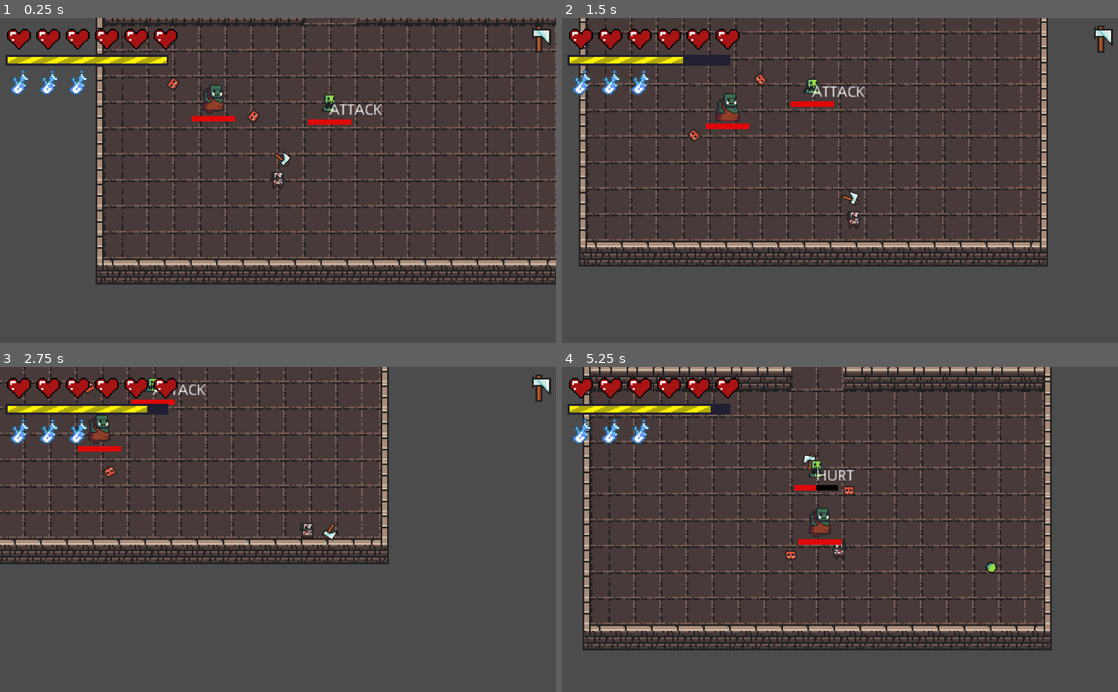
Above: before the commit, frames 1-4 (two rows, left to right).
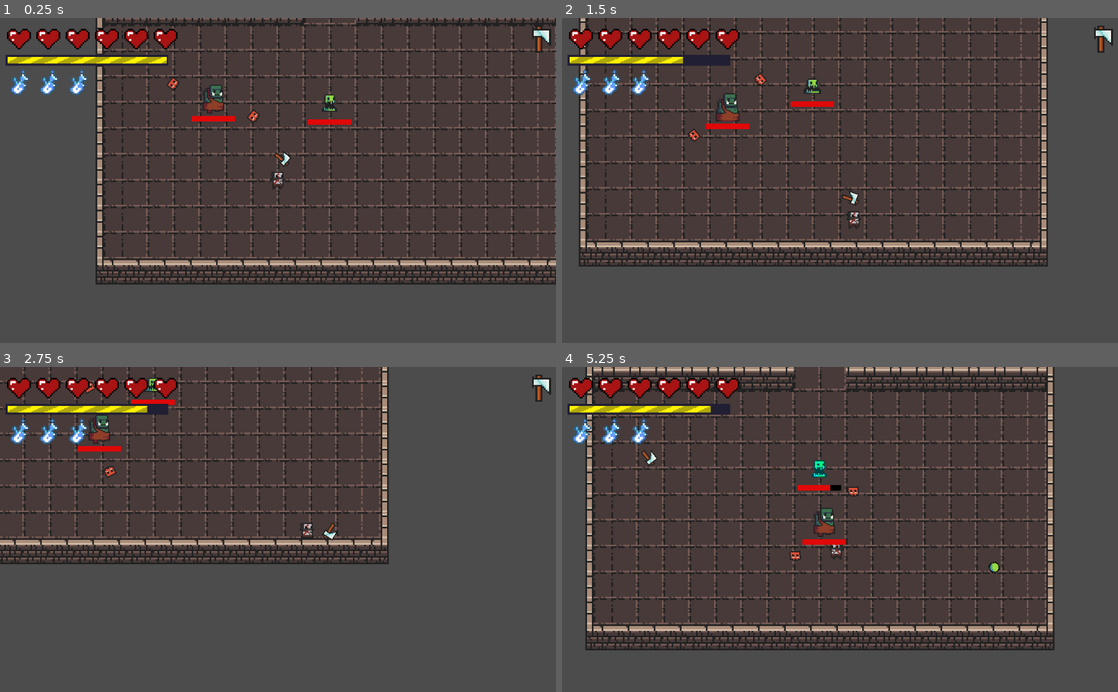
Above: after the commit, the same moments.

Repository: renzoventura/god-of-war
Game: Godot game, scene res://scenes/level/LEVELS/Level1.tscn
The game is run twice, just before and just after one commit, with the same random seed, the same clock (stepped at 60 frames per second) and the same inputs.
Inputs (mouse positions are in pixels of both pictures, inside the frame that each line leads up to):
- Up to frame 1 (0.25 s): no input
- Up to frame 2 (1.5 s): move the mouse to (962, 164) at 0.52 s; hold D (right) 0.53-1.28 s; click (962, 164) at 0.6 s; move the mouse to (728, 196) at 1.27 s; hold S (down) from 1.28 s (still down); tap Space (dash) at 1.35 s
- Up to frame 3 (2.75 s): move the mouse to (333, 458) at 2.02 s; release S (down) at 2.03 s; hold D (right) from 2.03 s (still down); right-click (333, 458) at 2.1 s
- Up to frame 4 (5.25 s): move the mouse to (812, 594) at 2.77 s; release D (right) at 2.78 s; hold W (up) 2.78-3.53 s; click (812, 594) at 2.85 s; move the mouse to (1006, 578) at 3.52 s; hold A (left) 3.53-5.03 s; tap Space (dash) at 3.6 s; move the mouse to (673, 480) at 4.27 s; right-click (673, 480) at 4.35 s; move the mouse to (867, 529) at 5.02 s; hold S (down) from 5.03 s (still down); click (867, 529) at 5.1 s

The runs differ from the first frame. In frame 1, 0.2% of the frame differs, in the area x 59-69%, y 26-30%; in frame 2, 0.2%; in frame 3, 0.1%; in frame 4, 16%, in the area x 3-89%, y 0-88%.

Commit message:
Update collisions and added frozen color if frozen

Diff:
--- a/scenes/enemy/Enemy.gd
+++ b/scenes/enemy/Enemy.gd
@@ -9,6 +9,7 @@
 onready var healthText = $HealthText
 onready var detectionZone = $"AI/DectectionZone"
 onready var healthbar = $"Position2D/HealthBar"
+onready var sprite_base = $Sprite
 
 var motion = Vector2(0,0)
 var isFrozen = false;
@@ -31,6 +32,7 @@
 
 
 func _process(delta):
+	modulate_if_frozen()
 #	healthText.text = generate_health_string()
 	update_health_bar()
 	match state:
@@ -146,3 +148,9 @@
 
 func update_health_bar():
 	healthbar.value = health
+
+func modulate_if_frozen():
+	if(state == FROZEN):
+		sprite_base.self_modulate = Color(0,2, 2)
+	else:
+		sprite_base.self_modulate = Color(1, 1, 1)
--- a/scenes/enemy/Enemy.tscn
+++ b/scenes/enemy/Enemy.tscn
@@ -6,10 +6,10 @@
 [ext_resource path="res://assets/enemy/enemy_health_empty.png" type="Texture" id=4]
 
 [sub_resource type="RectangleShape2D" id=1]
-extents = Vector2( 9.86011, 9.55098 )
+extents = Vector2( 6.83179, 5.13805 )
 
 [sub_resource type="RectangleShape2D" id=2]
-extents = Vector2( 8, 8 )
+extents = Vector2( 8.43775, 8.82231 )
 
 [sub_resource type="CircleShape2D" id=3]
 radius = 128.0
@@ -26,11 +26,9 @@
 texture = ExtResource( 1 )
 
 [node name="CollisionShape2D" type="CollisionShape2D" parent="."]
-visible = false
 shape = SubResource( 1 )
 
 [node name="EnemyHitbox" type="Area2D" parent="."]
-visible = false
 collision_layer = 4
 collision_mask = 3
 
@@ -54,6 +52,7 @@
 }
 
 [node name="StaggerTime" type="Timer" parent="."]
+wait_time = 0.2
 one_shot = true
 
 [node name="HealthText" type="Label" parent="."]
--- a/scenes/enemy/RangeBullet.gd
+++ b/scenes/enemy/RangeBullet.gd
@@ -9,7 +9,7 @@
 var is_adding = false
 func _process(delta):
 	translate(direction*speed*delta)
-	rotation_degrees = rotation_degrees - 5;
+	rotation_degrees = rotation_degrees - 30;
 	update_rotation()
 
 func _on_Area2D_area_entered(area):
--- a/scenes/enemy/RangeEnemy.gd
+++ b/scenes/enemy/RangeEnemy.gd
@@ -14,8 +14,8 @@
 var is_facing_right = false
 
 func _ready():
-	health = 2
-	maxhealth = 2
+	health = 4
+	maxhealth = 4
 	isntanced_position = global_position;
 	healthText.text = generate_health_string()
 	set_up_health_bar()
--- a/scenes/enemy/RangeEnemy.tscn
+++ b/scenes/enemy/RangeEnemy.tscn
@@ -50,18 +50,14 @@
 anims/idle = SubResource( 1 )
 script = ExtResource( 4 )
 
-[node name="EnemyHitbox" parent="." index="2"]
-visible = true
-
 [node name="CollisionShape2D" parent="EnemyHitbox" index="0"]
 visible = false
 
-[node name="AI" parent="." index="3"]
-visible = true
+[node name="DectectionZone" parent="AI" index="0"]
+scale = Vector2( 2, 2 )
 
-[node name="DectectionZone" parent="AI" index="0"]
+[node name="State" parent="." index="4"]
 visible = false
-scale = Vector2( 2, 2 )
 
 [node name="Bullets" type="Node2D" parent="." index="7"]
 
--- a/scenes/enemy/SlowBigEnemy.gd
+++ b/scenes/enemy/SlowBigEnemy.gd
@@ -11,8 +11,8 @@
 var is_facing_right = false
 
 func _ready():
-	health = 20
-	maxhealth = 20
+	health = 25
+	maxhealth = 25
 	isntanced_position = global_position;
 	healthText.text = generate_health_string()
 	set_up_health_bar()
--- a/scenes/enemy/SlowBigEnemy.tscn
+++ b/scenes/enemy/SlowBigEnemy.tscn
@@ -41,6 +41,7 @@
 script = ExtResource( 3 )
 
 [node name="Sprite" parent="." index="0"]
+modulate = Color( 1, 1, 1, 1 )
 position = Vector2( 0, -2.97565 )
 texture = ExtResource( 2 )
 vframes = 2
Not shown: 1 places in scenes/enemy/Enemy.tscn that only renumber resources
